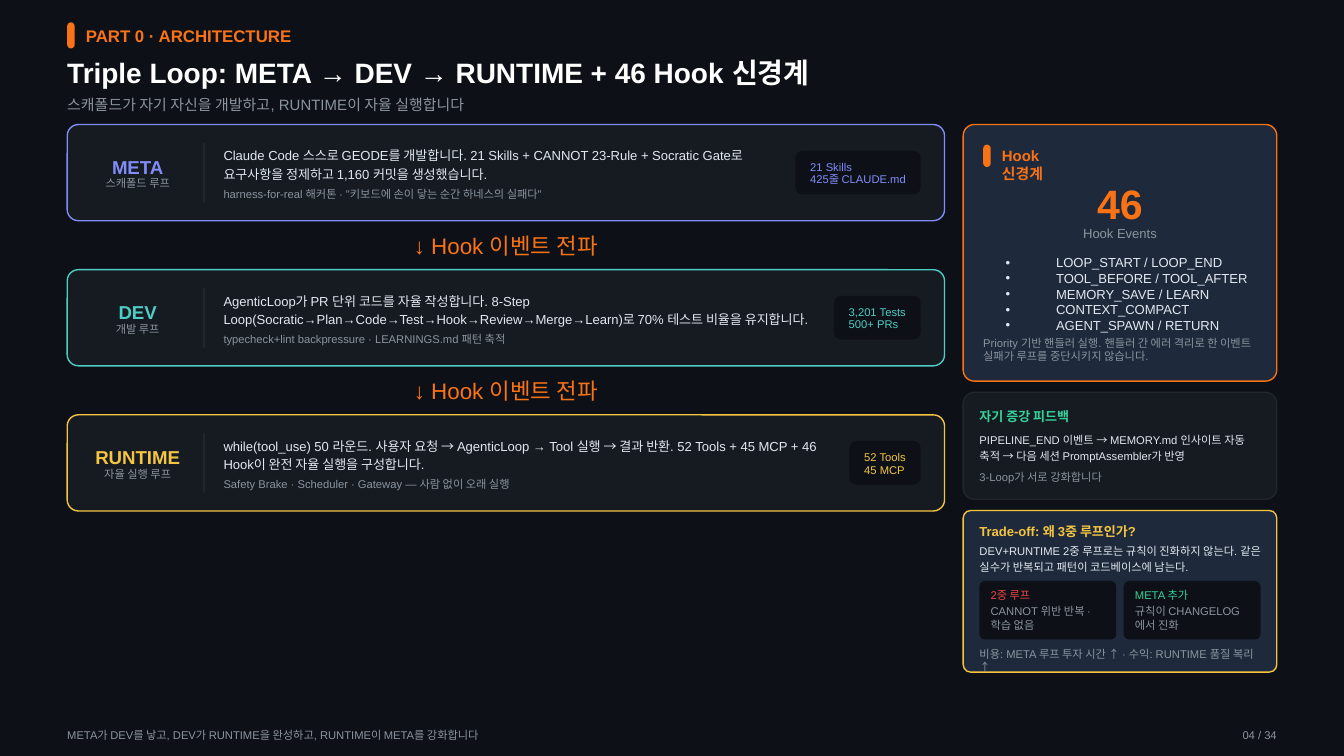
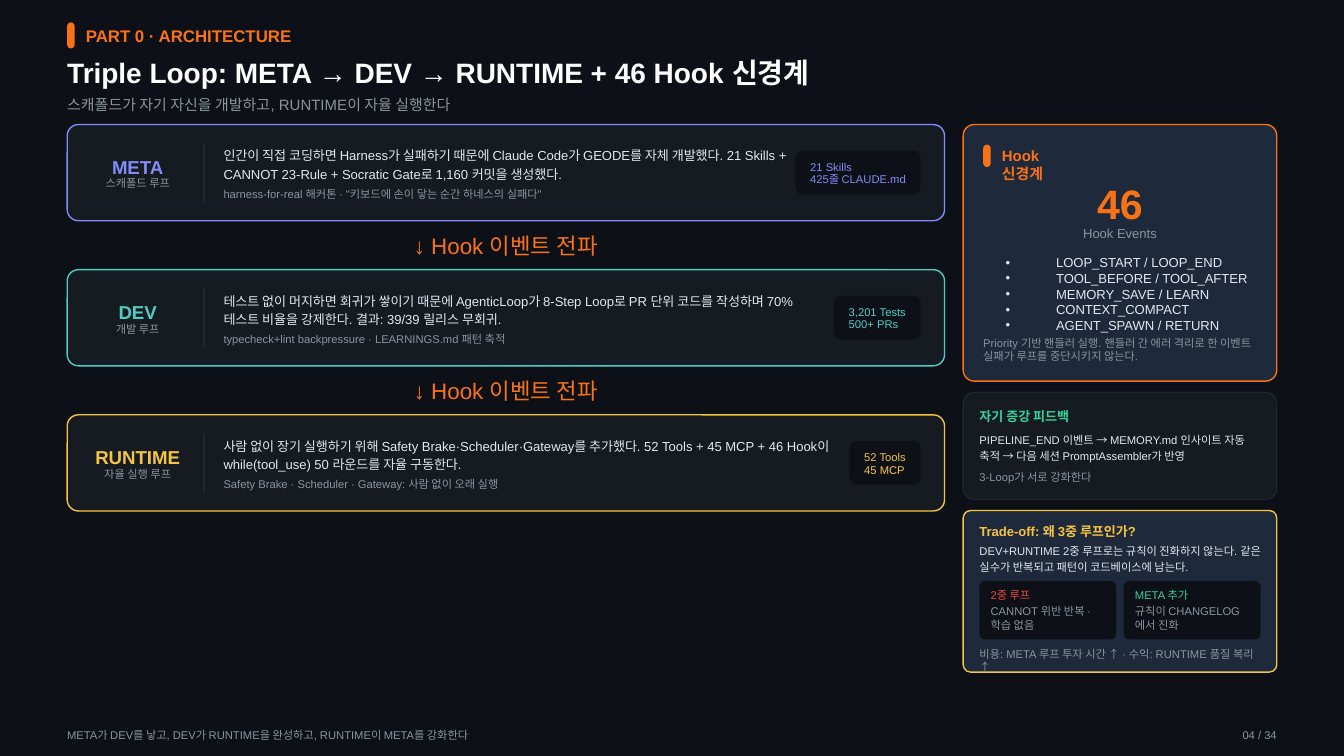
Before and after one commit to mangowhoiscloud/portfolio, a slide deck: slide 4 of geode/versions/v6/GEODE-Portfolio-v030.pptx. Drawn at 1344x756 pixels with LibreOffice and Linux fonts; fonts in the diff are those of the drawing. Boxes give left, top, right and bottom in pixels: in the first picture for what was removed or moved away, otherwise in the second. Text is boxed around its words. In the diff, an @@ line names an element or a change of style, - is before the commit and + after.

```diff
--- a/geode/versions/v6/GEODE-Portfolio-v030.pptx
+++ b/geode/versions/v6/GEODE-Portfolio-v030.pptx
@@ text at (67,97,450,112): text changed @@
-스캐폴드가 자기 자신을 개발하고, RUNTIME이 자율 실행합니다
+스캐폴드가 자기 자신을 개발하고, RUNTIME이 자율 실행한다
@@ text at (224,149,775,181): text changed @@
-Claude Code 스스로 GEODE를 개발합니다. 21 Skills + CANNOT 23-Rule + Socratic Gate로 요구사항을 정제하고 1,160 커밋을 생성했습니다.
+인간이 직접 코딩하면 Harness가 실패하기 때문에 Claude Code가 GEODE를 자체 개발했다. 21 Skills + CANNOT 23-Rule + Socratic Gate로 1,160 커밋을 생성했다.
@@ text at (224,295,793,325): text changed @@
-AgenticLoop가 PR 단위 코드를 자율 작성합니다. 8-Step Loop(Socratic→Plan→Code→Test→Hook→Review→Merge→Learn)로 70% 테스트 비율을 유지합니다.
+테스트 없이 머지하면 회귀가 쌓이기 때문에 AgenticLoop가 8-Step Loop로 PR 단위 코드를 작성하며 70% 테스트 비율을 강제한다. 결과: 39/39 릴리스 무회귀.
@@ text at (983,338,1251,361): text changed @@
-Priority 기반 핸들러 실행. 핸들러 간 에러 격리로 한 이벤트 실패가 루프를 중단시키지 않습니다.
+Priority 기반 핸들러 실행. 핸들러 간 에러 격리로 한 이벤트 실패가 루프를 중단시키지 않는다.
@@ text at (224,440,829,472): text changed @@
-while(tool_use) 50 라운드. 사용자 요청 → AgenticLoop → Tool 실행 → 결과 반환. 52 Tools + 45 MCP + 46 Hook이 완전 자율 실행을 구성합니다.
+사람 없이 장기 실행하기 위해 Safety Brake·Scheduler·Gateway를 추가했다. 52 Tools + 45 MCP + 46 Hook이 while(tool_use) 50 라운드를 자율 구동한다.
@@ text at (224,479,499,490): text changed @@
-Safety Brake · Scheduler · Gateway — 사람 없이 오래 실행
+Safety Brake · Scheduler · Gateway: 사람 없이 오래 실행
@@ text at (979,472,1091,483): text changed @@
-3-Loop가 서로 강화합니다
+3-Loop가 서로 강화한다
@@ text at (67,730,468,740): text changed @@
-META가 DEV를 낳고, DEV가 RUNTIME을 완성하고, RUNTIME이 META를 강화합니다
+META가 DEV를 낳고, DEV가 RUNTIME을 완성하고, RUNTIME이 META를 강화한다
```
Also in this commit, not shown: 33 other slides changed, 35 other files.
